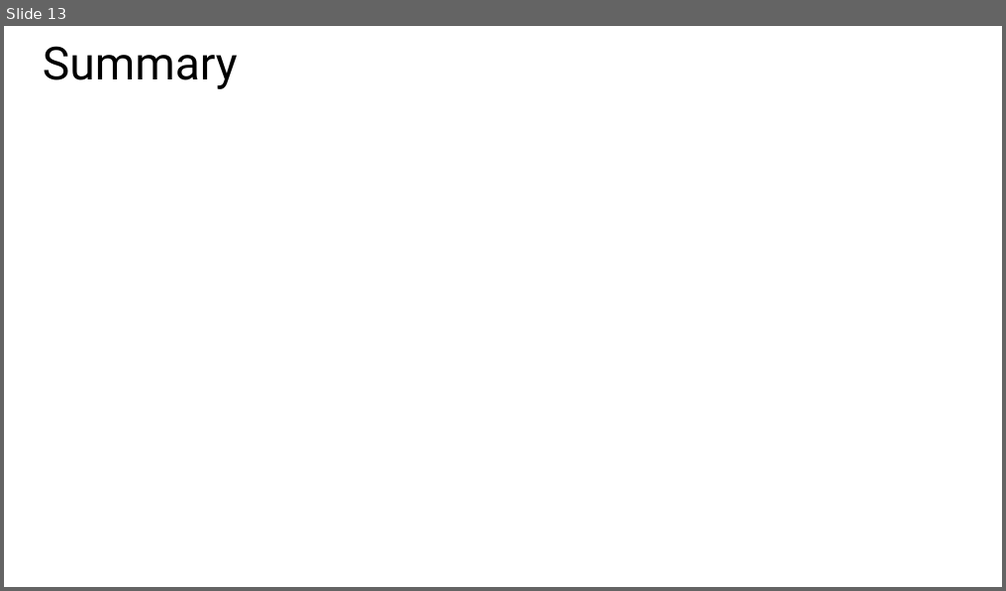
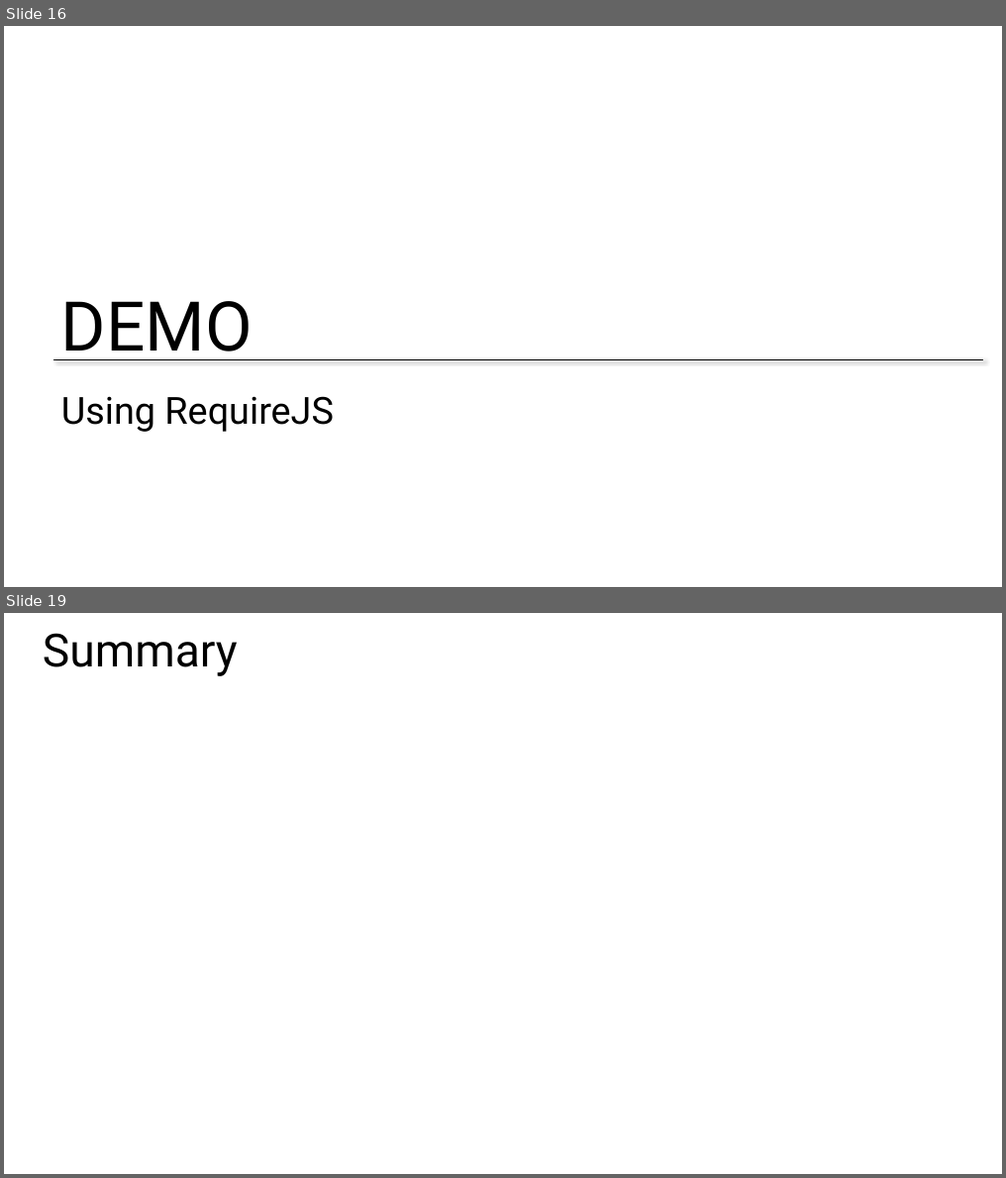
Before and after one commit to Amart85/JavaScript-Experienced-Developers, a slide deck: Slides/Module 5 - JS Libraries.pptx. Shown one above the other, each under a label of ours: slide 13 before the commit, slides 16 and 19 after it; the slides between them are not shown. The pictures are 1006x591 and 1006x1178 pixels, drawn with LibreOffice and Linux fonts; fonts in the diff are those of the drawing; background and template pictures are left out. Boxes give left, top, right and bottom in pixels: in the first picture for what was removed or moved away, otherwise in the second. Text is boxed around its words. In the diff, an @@ line names an element or a change of style, - is before the commit and + after.

```diff
--- a/Slides/Module 5 - JS Libraries.pptx
+++ b/Slides/Module 5 - JS Libraries.pptx
@@ slide 16 added at box(4, 26, 1002, 587), background #FFFFFF @@
@@ text added at box(61, 301, 252, 361), 66 pt, text #000000 @@
+DEMO
@@ line added from (54, 360) to (984, 360), #000000 0.75 pt @@
@@ title added at box(61, 396, 334, 432), 36 pt, text #000000 @@
+Using RequireJS
@@ what was slide 13 is now slide 19 @@
```
Also in this commit, not shown: 1 slide changed, 5 other slides added.
